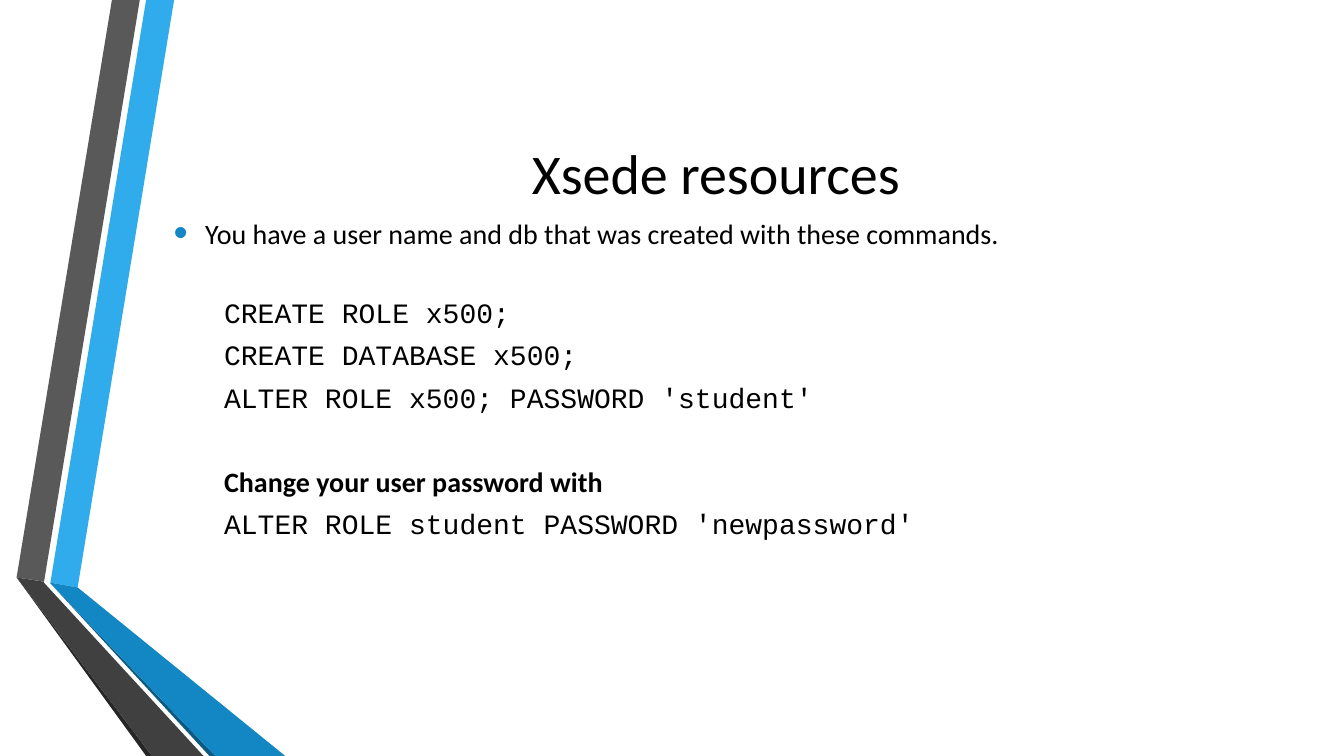
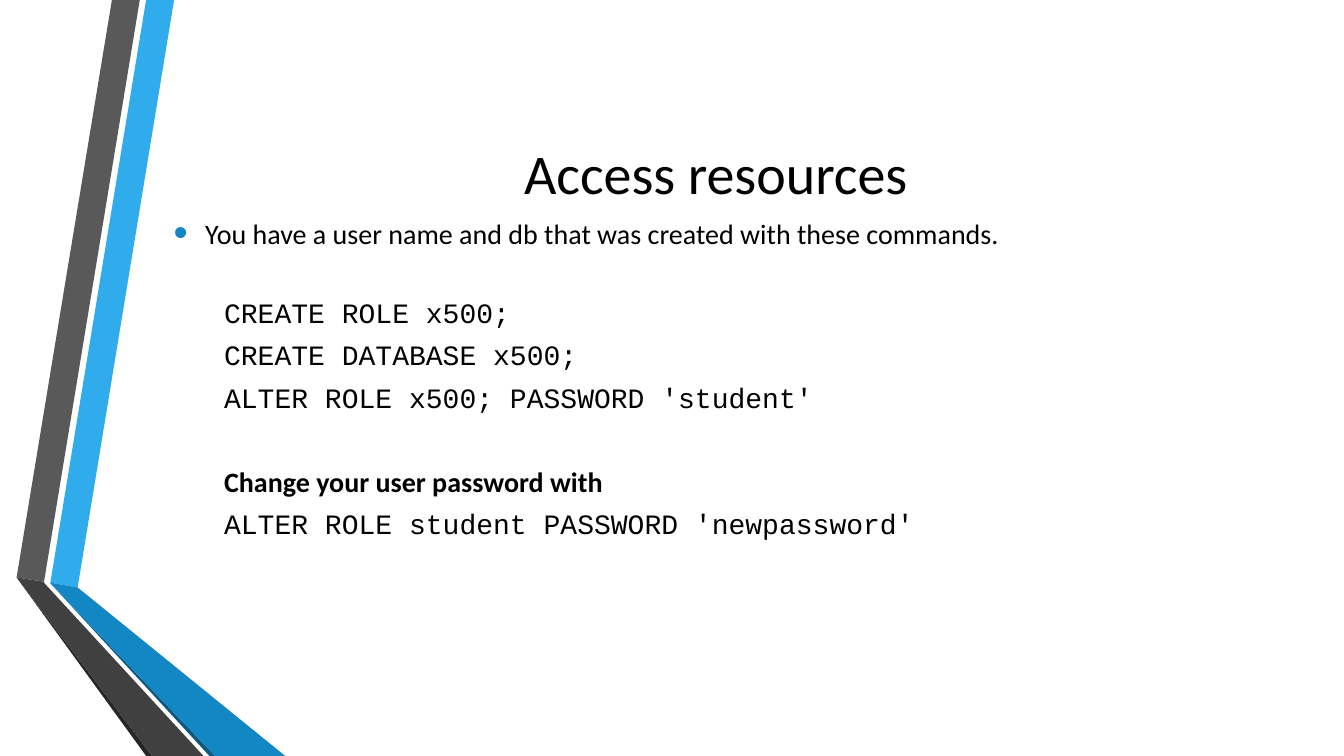
Before and after one commit to MGIS-UMN/GIS5577_week1, a slide deck: slide 14 of Setting_up_PostgreSQL.odp. Drawn at 1344x756 pixels with LibreOffice and Linux fonts; fonts in the diff are those of the drawing; background and template pictures are left out. Boxes give left, top, right and bottom in pixels: in the first picture for what was removed or moved away, otherwise in the second. Text is boxed around its words. In the diff, an @@ line names an element or a change of style, - is before the commit and + after.

```diff
--- a/Setting_up_PostgreSQL.odp
+++ b/Setting_up_PostgreSQL.odp
@@ title at <box>524,158,907,195</box>: text changed @@
-Xsede resources
+Access resources
```
Also in this commit, not shown: 1 other slide changed, 1 other file.
